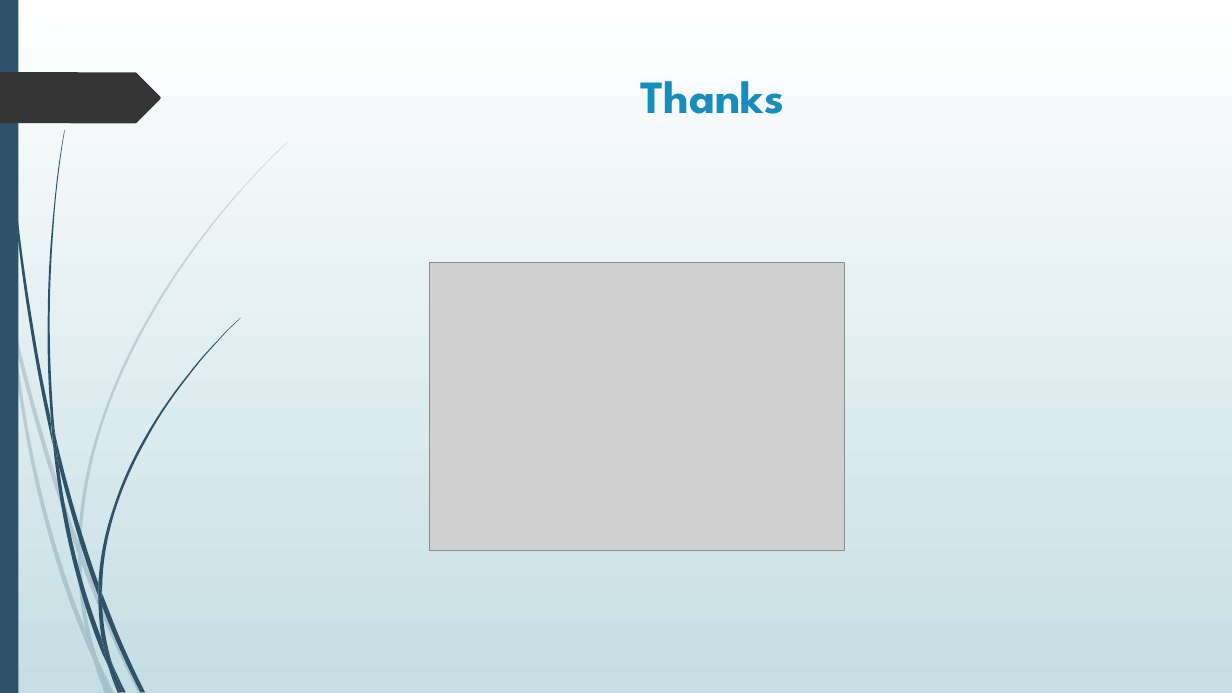
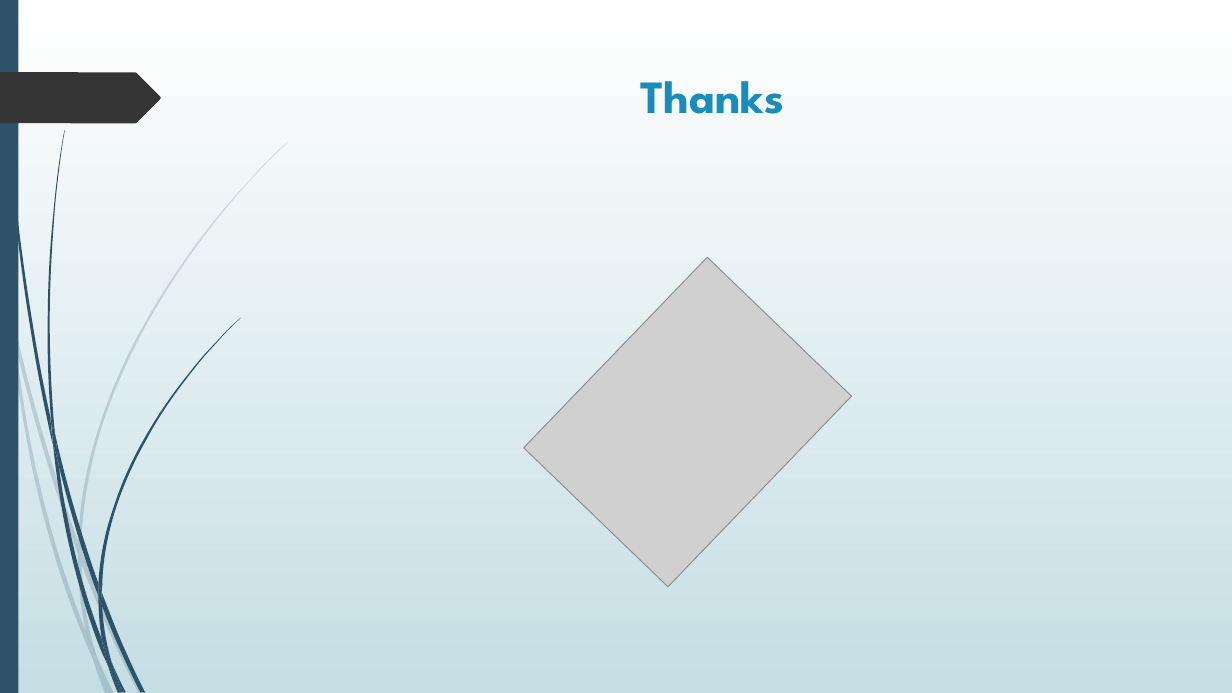
Before and after one commit to Azam6169/storageSystem, a slide deck: slide 8 of PHP-Presentation.pptx. Drawn at 1232x693 pixels with LibreOffice and Linux fonts; fonts in the diff are those of the drawing; grey boxes stand for pictures. Boxes give left, top, right and bottom in pixels: in the first picture for what was removed or moved away, otherwise in the second. Text is boxed around its words. In the diff, an @@ line names an element or a change of style, - is before the commit and + after.

```diff
--- a/PHP-Presentation.pptx
+++ b/PHP-Presentation.pptx
@@ picture at box(524, 257, 852, 587): rotation 0 to 313 degrees @@
```
Also in this commit, not shown: 6 other slides changed, 1 slide added, 1 slide removed, 6 other files.
